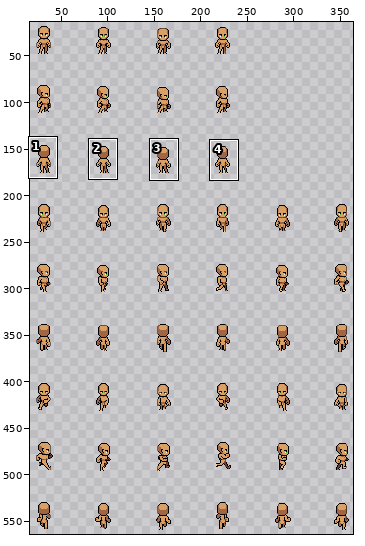
Two versions of one sprite sheet, Assets/Textures/Characters/player_spritesheet.png. Above: a wide view before the commit, with the close-up outlined.
Close-up. First the earlier version:
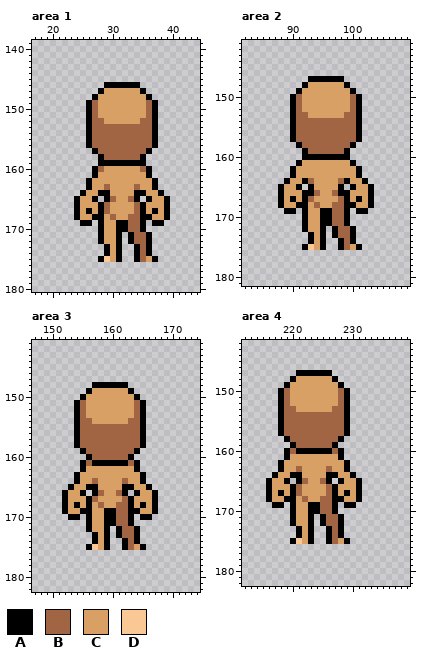
The file is 400x576 pixels. Shown: area 1: x 17..44, y 139..180; area 2: x 82..109, y 141..181; area 3: x 147..174, y 141..182; area 4: x 212..239, y 142..182. The wide view leaves out empty margins. The commit also changed other parts of the picture, which this record leaves out.
Palette (. is transparent): A #000000  B #a26543  C #d9a066  D #fac895
The result:
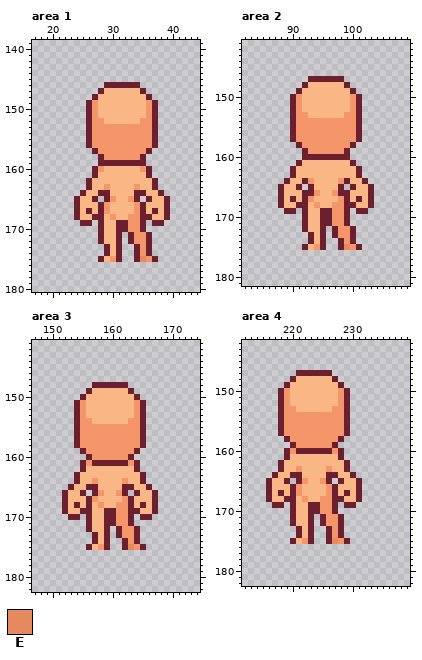
Colours new in this view: E #e7895f
Difference:
colour A: #000000 -> #6c1f2f
colour B: #a26543 -> #f4956a
colour C: #d9a066 -> #fab786
Changed rows in their new state; - is a pixel that keeps its letter.
Area 1:
first column x 29:
175 CB----EB
Area 2:
first column x 93:
175 CB----EB
Area 3:
first column x 157:
175 CB----EB
Area 4:
first column x 221:
175 CB----EB
Pixel boxes of the changes (left, top, right, bottom) in both close-ups:
changed: (74, 82, 170, 262)
changed: (278, 76, 374, 250)
changed: (62, 382, 158, 550)
changed: (266, 370, 362, 544)
